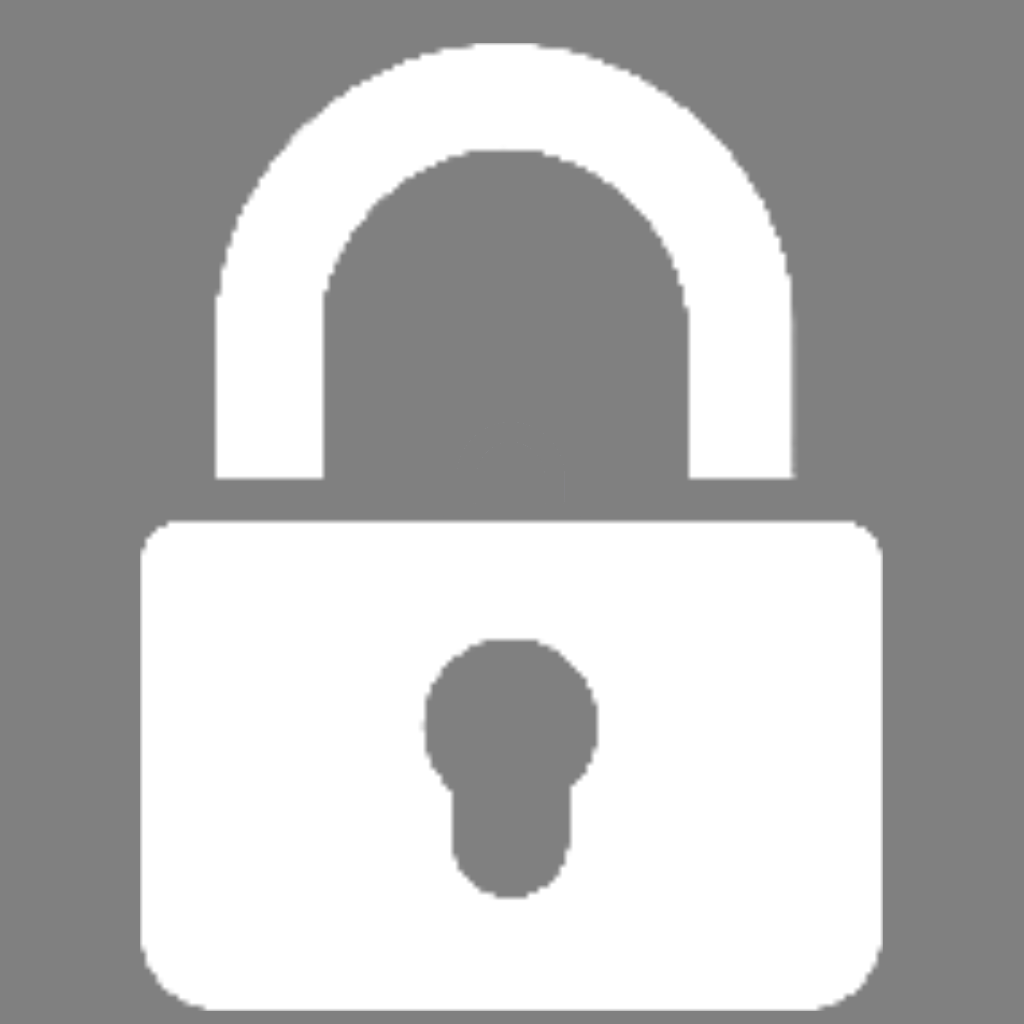
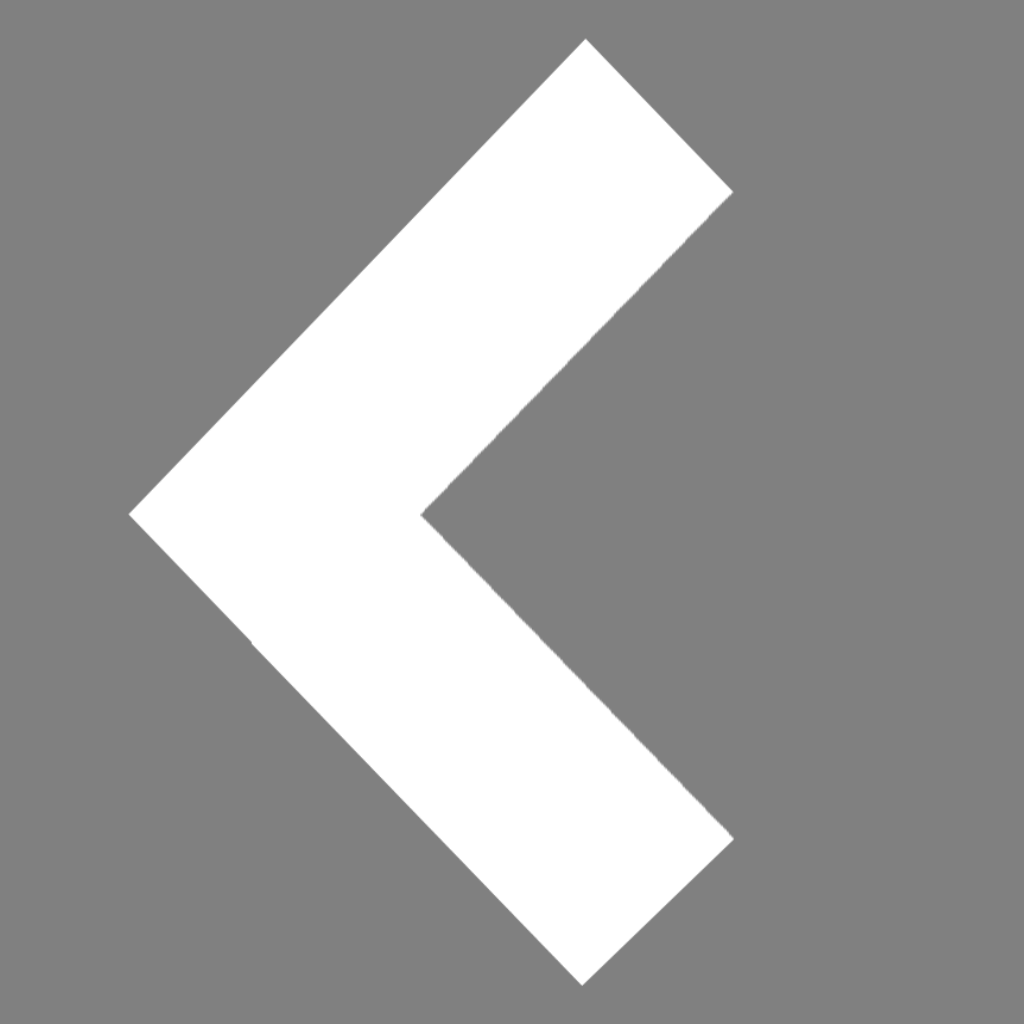
The second 1024x1024 image is a revision of the first. Changes to its layers:
hid "Lock" over left=140, top=43, right=883, bottom=1011
showed "Back" over left=128, top=38, right=735, bottom=987
